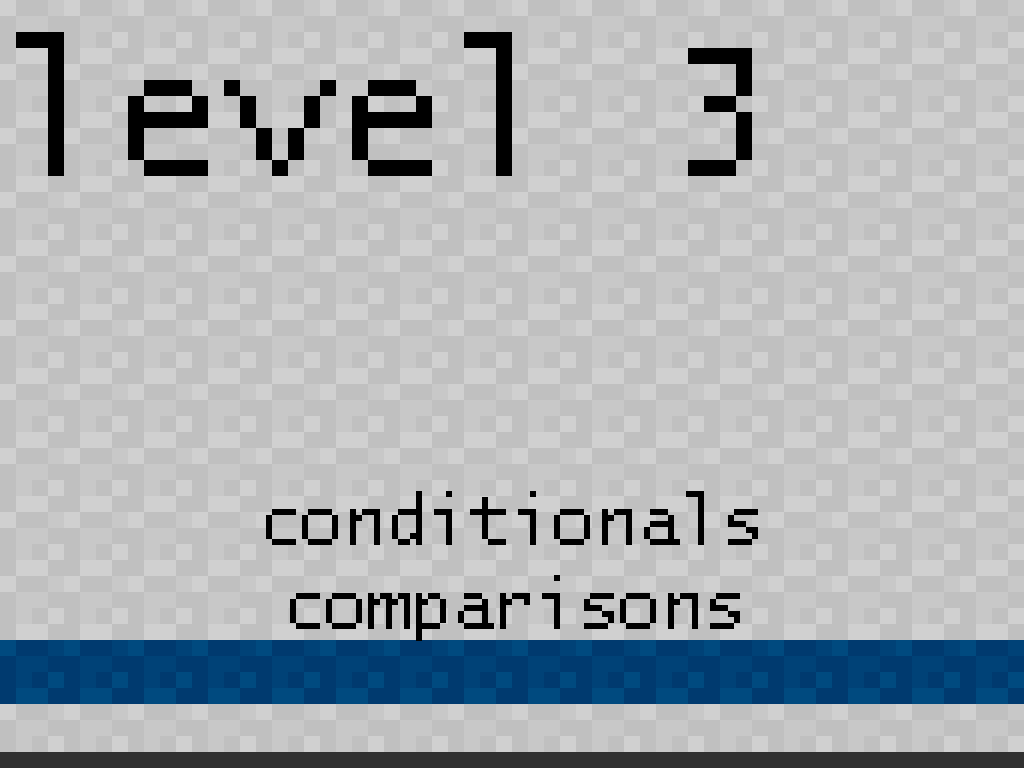
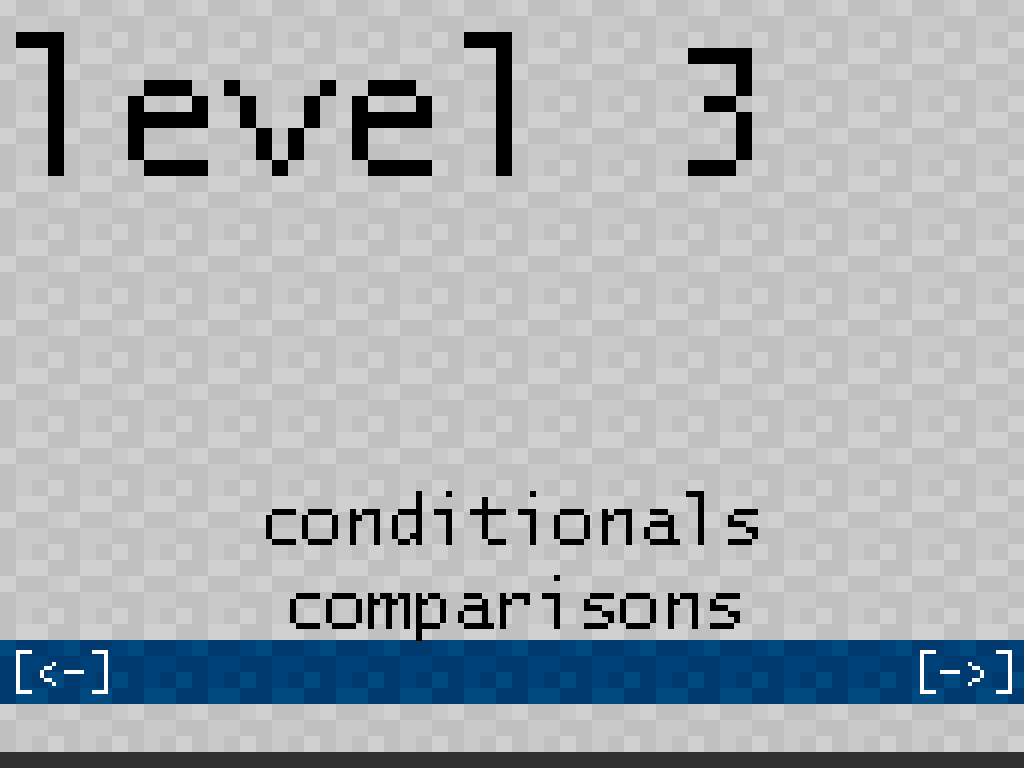
Comparing the layer stacks of the two 1024px x 768px images. Changes:
added layer "left arrow" above "right arrow" over [16, 650, 108, 694]
added layer "right arrow" above "Floor" over [920, 650, 1012, 694]
